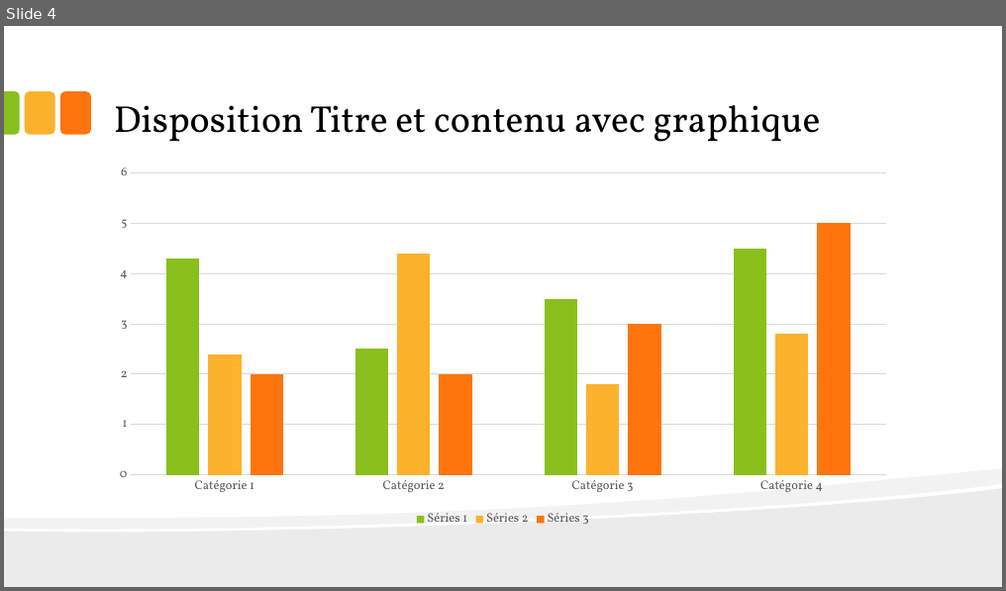
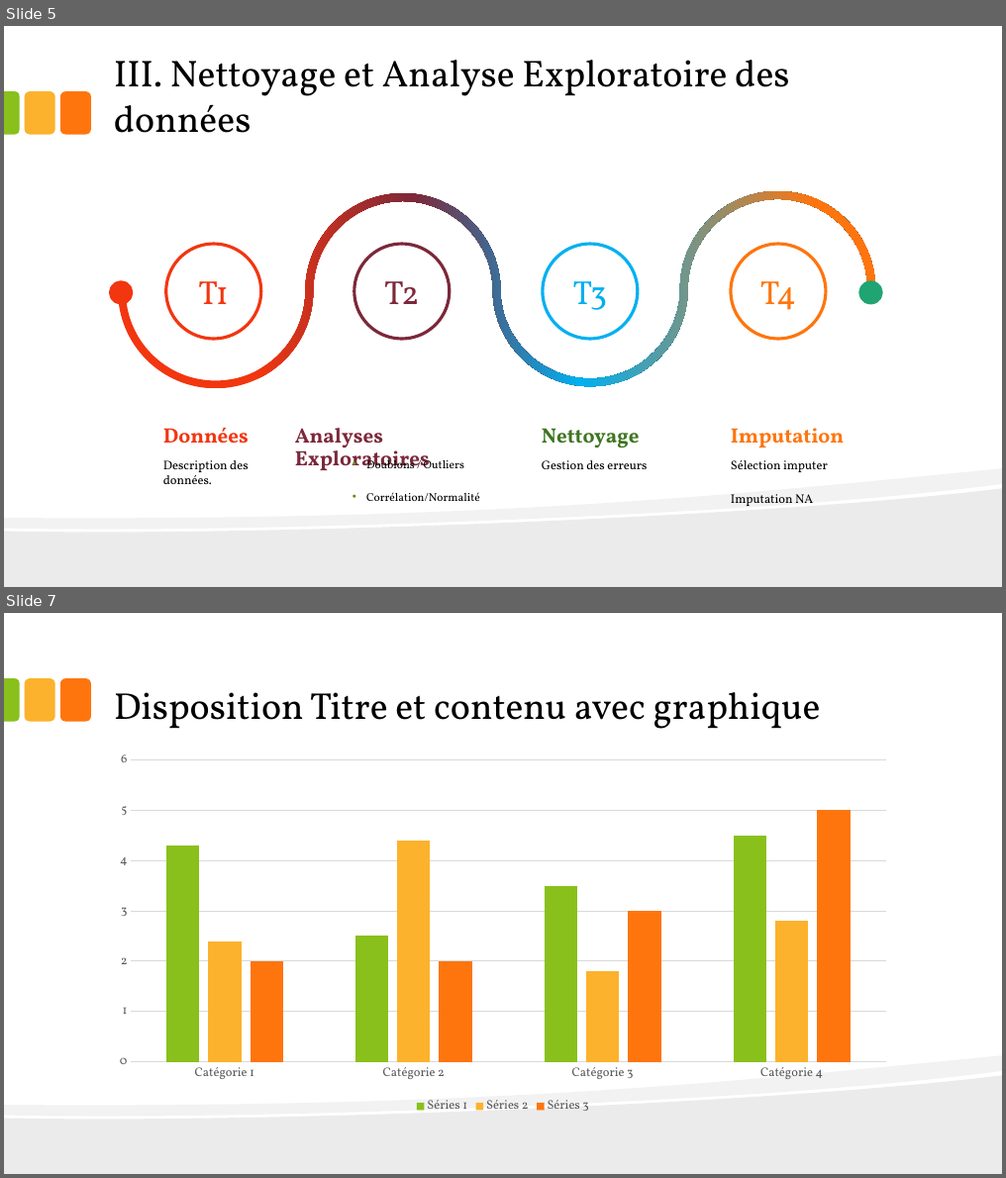
Before and after one commit to kevin-EK/Concevez-une-application-au-service-de-la-sant-publique, a slide deck: P3 Concevez une application au service de la santé publique.pptx. Shown one above the other, each under a label of ours: slide 4 before the commit, slides 5 and 7 after it; the slides between them are not shown. The pictures are 1006x591 and 1006x1178 pixels, drawn with LibreOffice and Linux fonts; fonts in the diff are those of the drawing. Boxes give left, top, right and bottom in pixels: in the first picture for what was removed or moved away, otherwise in the second. Text is boxed around its words. In the diff, an @@ line names an element or a change of style, - is before the commit and + after.

```diff
--- a/P3 Concevez une application au service de la santé publique.pptx
+++ b/P3 Concevez une application au service de la santé publique.pptx
@@ slide 5 added at (x1=4, y1=26, x2=1002, y2=587), background #FFFFFF; not listed: 5 template elements that a slide beside it also shows @@
@@ title added at (x1=114, y1=60, x2=789, y2=133), 36 pt, text #000000 @@
+III. Nettoyage et Analyse Exploratoire des données
@@ freeform shape added at (x1=118, y1=191, x2=875, y2=389), fill gradient #F23610 to #7C283A to #00B0F0 to #FE750E @@
@@ ellipse added at (x1=166, y1=244, x2=261, y2=339), fill #FFFFFF, outline #F23610 3 pt, 32 pt, text #F23610 @@
+T1
@@ ellipse added at (x1=354, y1=244, x2=450, y2=339), fill #FFFFFF, outline #7C283A 3 pt, 32 pt, text #7C283A @@
+T2
@@ ellipse added at (x1=543, y1=244, x2=638, y2=339), fill #FFFFFF, outline #00B0F0 3 pt, 32 pt, text #00B0F0 @@
+T3
@@ ellipse added at (x1=731, y1=244, x2=826, y2=339), fill #FFFFFF, outline #FE750E 3 pt, 32 pt, text #FE750E @@
+T4
@@ ellipse added at (x1=112, y1=283, x2=130, y2=301), fill #F23610, outline #F23610 6 pt @@
@@ ellipse added at (x1=862, y1=283, x2=880, y2=301), fill #20A472, outline #20A472 6 pt @@
@@ text added at (x1=163, y1=428, x2=249, y2=444), 20 pt, text #F23610, bold @@
+Données
@@ text added at (x1=295, y1=428, x2=430, y2=471), 20 pt, text #7C283A, bold @@
+Analyses Exploratoires
@@ text added at (x1=542, y1=428, x2=640, y2=449), 20 pt, text #3E7520, bold @@
+Nettoyage
@@ text added at (x1=731, y1=428, x2=844, y2=448), 20 pt, text #FE750E, bold @@
+Imputation
@@ text added at (x1=163, y1=461, x2=248, y2=484), 12 pt, text #000000 @@
+Description des données.
@@ text added at (x1=366, y1=458, x2=480, y2=501), 11 pt, text #000000 @@
+• Doublons / Outliers
+• Corrélation/Normalité
@@ text added at (x1=542, y1=461, x2=647, y2=470), 12 pt, text #000000 @@
+Gestion des erreurs
@@ text added at (x1=731, y1=461, x2=828, y2=506), 12 pt, text #000000 @@
+Sélection imputer
+Imputation NA
@@ what was slide 4 is now slide 7 @@
```
Also in this commit, not shown: 1 slide changed, 3 other slides added, 2 slides removed, 1 other file.
